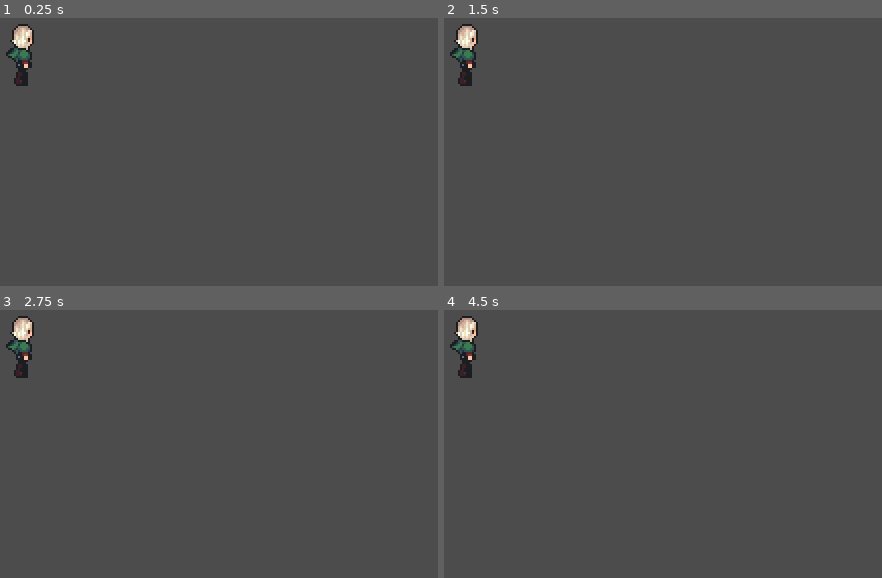
Above: before the commit, frames 1-4 (two rows, left to right).
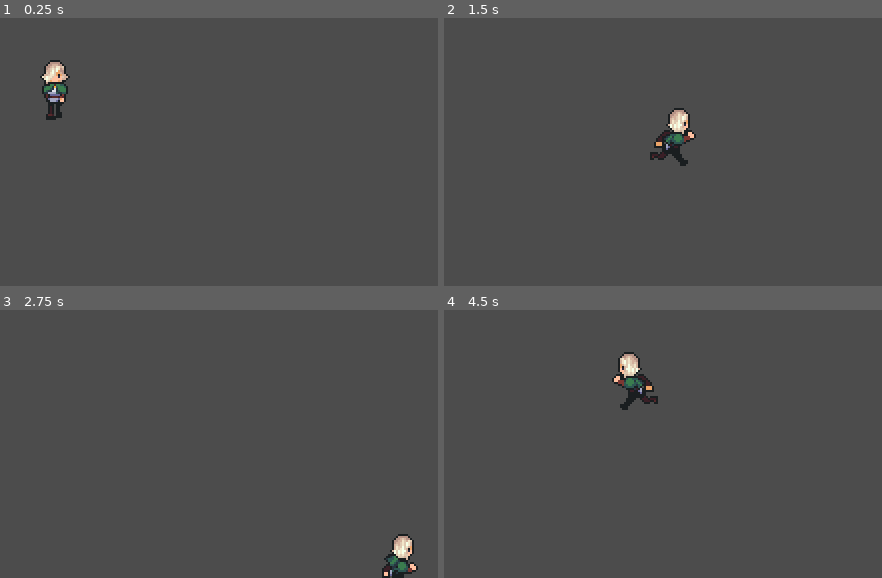
Above: after the commit, the same moments.

Repository: Danielfp1/ShadowMaze
Game: Godot game, scene res://scenes/Player.tscn
The game is run twice, just before and just after one commit, with the same random seed, the same clock (stepped at 60 frames per second) and the same inputs. This scene is started directly instead of the project's main scene.
Inputs:
- Up to frame 1 (0.25 s): no input
- Up to frame 2 (1.5 s): tap Enter at 0.5 s; hold Right (ui_right) 0.53-1.28 s; hold Down (ui_down) from 1.28 s (still down)
- Up to frame 3 (2.75 s): release Down (ui_down) at 2.03 s; hold Right (ui_right) from 2.03 s (still down)
- Up to frame 4 (4.5 s): release Right (ui_right) at 2.78 s; hold Up (ui_up) 2.78-3.53 s; hold Left (ui_left) from 3.53 s (still down)

The runs differ from the first frame. In frame 1, 1.9% of the frame differs, in the area x 1-16%, y 2-39%; in frame 2, 2.1%, in the area x 1-58%, y 2-56%; in frame 3, 1.8%; in frame 4, 2.1%.

Commit message:
Implementar movimentação básica com animações

Diff:
--- a/project.godot
+++ b/project.godot
@@ -51,6 +51,14 @@
 "svg/scale": 1.0
 }
 
+[input]
+
+Attack={
+"deadzone": 0.5,
+"events": [ Object(InputEventKey,"resource_local_to_scene":false,"resource_name":"","device":0,"alt":false,"shift":false,"control":false,"meta":false,"command":false,"pressed":false,"scancode":0,"physical_scancode":32,"unicode":0,"echo":false,"script":null)
+ ]
+}
+
 [mono]
 
 project/assembly_name="ShadowMaze"
--- a/scenes/Player.tscn
+++ b/scenes/Player.tscn
@@ -1,6 +1,7 @@
-[gd_scene load_steps=8 format=2]
+[gd_scene load_steps=9 format=2]
 
 [ext_resource path="res://assets/Hero/Hero.png" type="Texture" id=1]
+[ext_resource path="res://scripts/Player.gd" type="Script" id=2]
 
 [sub_resource type="Animation" id=3]
 resource_name = "Attack"
@@ -86,9 +87,11 @@
 extents = Vector2( 5.5, 9 )
 
 [node name="Player" type="KinematicBody2D"]
+script = ExtResource( 2 )
+speed = 120
 
 [node name="Sprite" type="Sprite" parent="."]
-position = Vector2( 96, 80 )
+position = Vector2( 112, 97 )
 texture = ExtResource( 1 )
 hframes = 10
 vframes = 9
--- /dev/null
+++ b/scripts/Player.gd
@@ -0,0 +1,35 @@
+extends KinematicBody2D
+
+onready var animation: AnimationPlayer = get_node("Animation")
+onready var sprite: Sprite = get_node("Sprite")
+
+var velocity: Vector2
+
+export (int) var speed
+
+func _physics_process(_delta: float) -> void:
+	move()
+	verify_direction()
+	animate()
+
+
+func move() -> void:
+	var direction_vector: Vector2 = Vector2(
+	Input.get_action_strength("ui_right") - Input.get_action_strength("ui_left"),
+	Input.get_action_strength("ui_down") - Input.get_action_strength("ui_up")
+	).normalized()
+
+	velocity = direction_vector * speed
+	velocity = move_and_slide(velocity)
+
+func animate() -> void:
+	if velocity != Vector2.ZERO:
+		animation.play("Run")
+	else:
+		animation.play("Idle")
+
+func verify_direction() -> void:
+	if velocity.x > 0:
+		sprite.flip_h = false
+	elif velocity.x < 0:
+		sprite.flip_h = true
